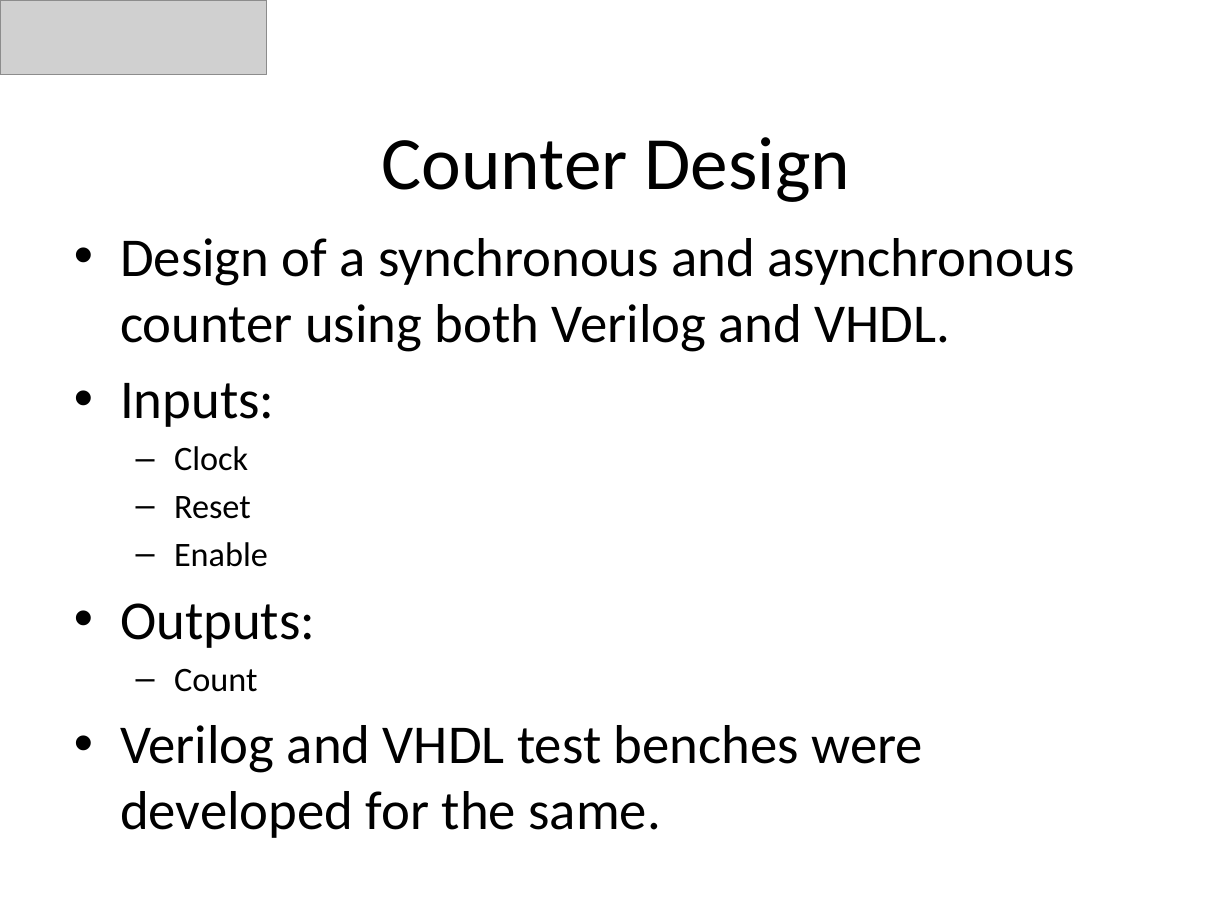
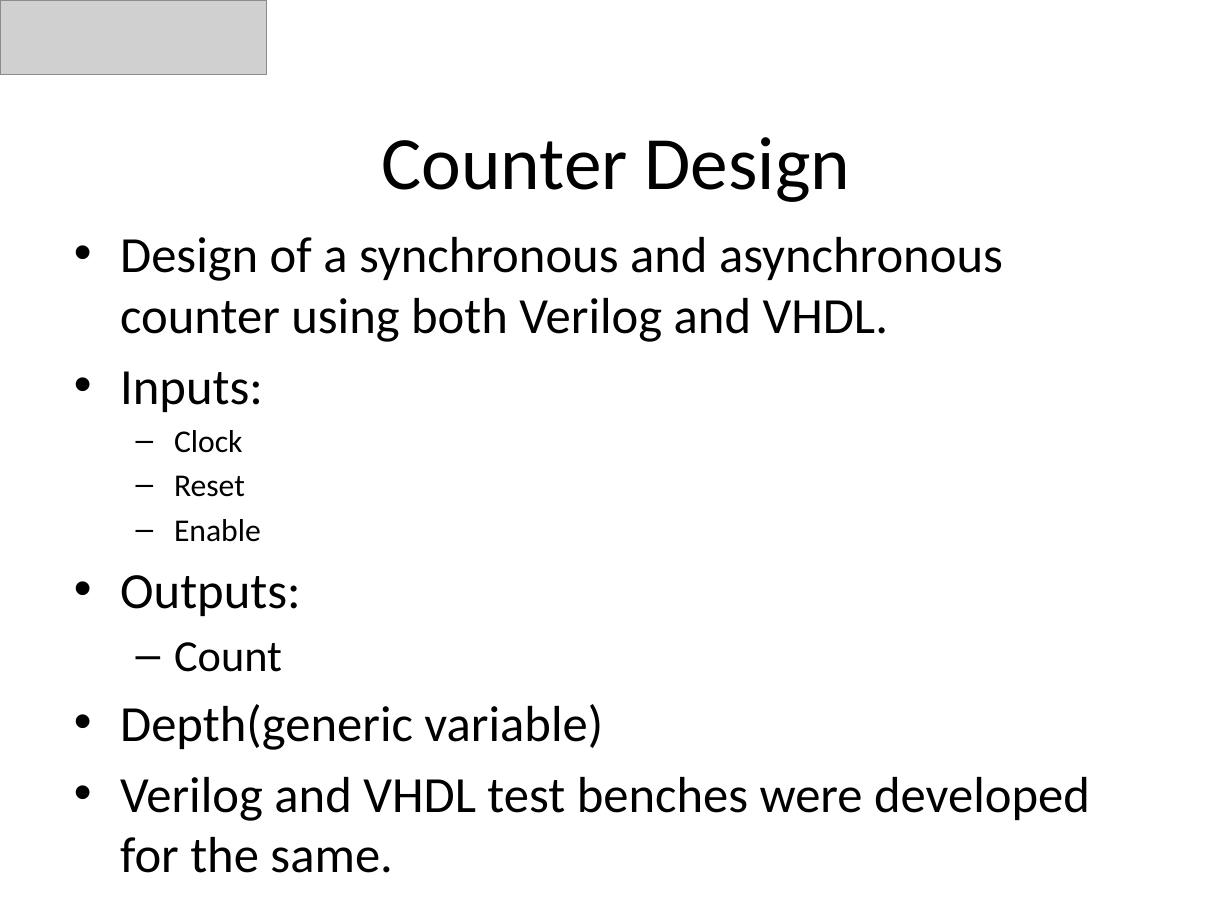
Before and after one commit to KishanVasu/Hello-world, a slide deck: slide 15 of SV [Autosaved].pptx (slide 13 before the commit). Drawn at 1232x924 pixels with LibreOffice and Linux fonts; fonts in the diff are those of the drawing; grey boxes stand for pictures. Boxes give left, top, right and bottom in pixels: in the first picture for what was removed or moved away, otherwise in the second. Text is boxed around its words. In the diff, an @@ line names an element or a change of style, - is before the commit and + after.

```diff
--- a/SV [Autosaved].pptx
+++ b/SV [Autosaved].pptx
@@ text at (120,237,1090,821): size 32 to 29.6 pt in "Design of a synchronous and asynchronous counter ...", "Inputs:", "Outputs:", "Verilog and VHDL test benches were developed ..."; size 20 to 18.5 pt in "Clock", "Reset", "Enable"; size 20 to 25.9 pt in "Count"; more space between paragraphs @@
@@ text at (120,704,603,750): paragraph added @@
+• Depth(generic variable)
```
Also in this commit, not shown: 18 other slides changed, 10 slides added, 1 slide removed.
